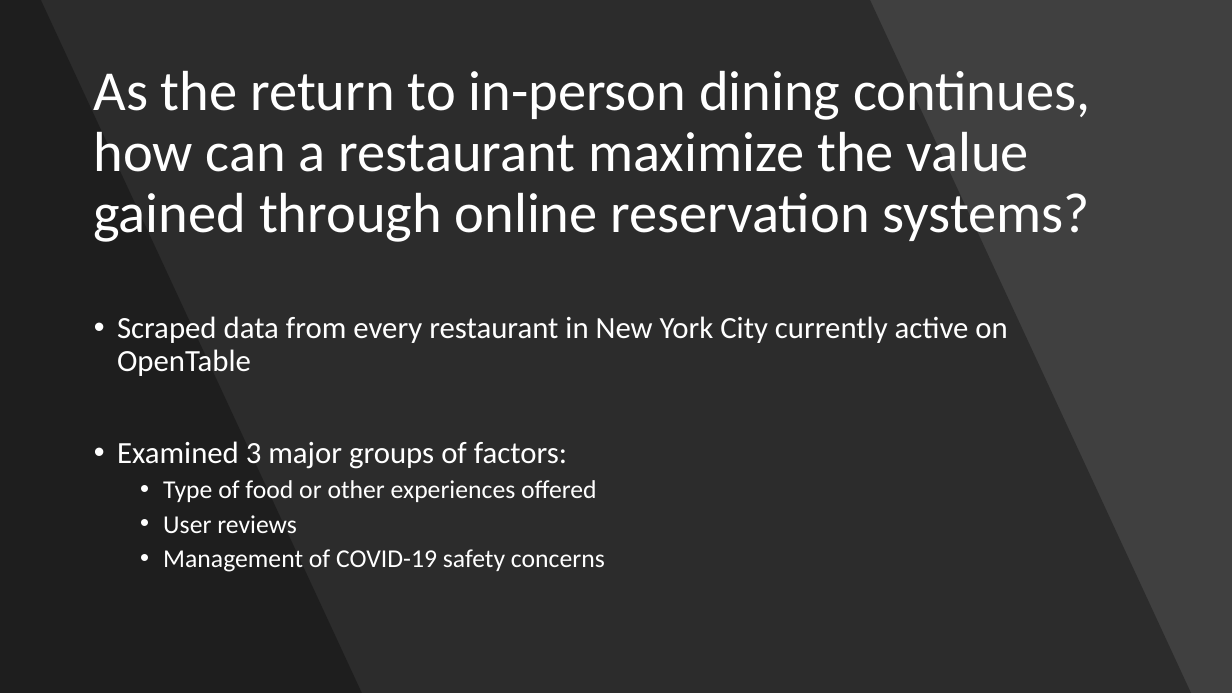
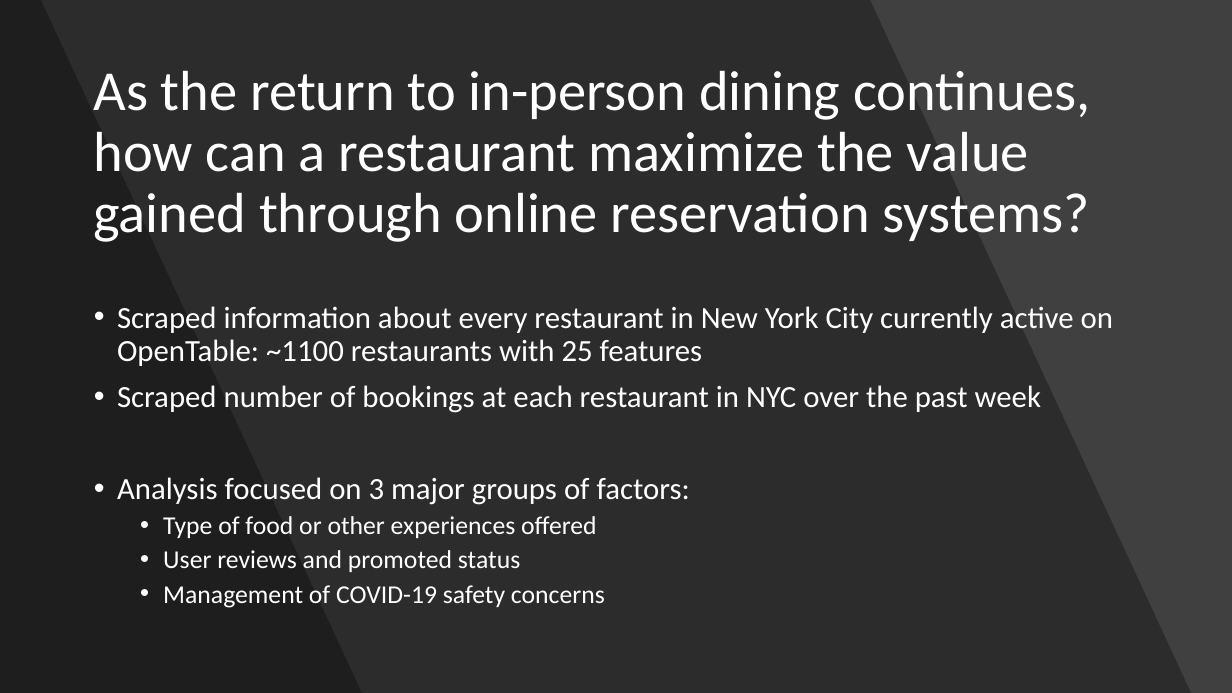
Before and after one commit to faymatt99/opentable_scraping_analysis, a slide deck: slide 4 of opentable_analysis_presentation.pptx. Drawn at 1232x693 pixels with LibreOffice and Linux fonts; fonts in the diff are those of the drawing. Boxes give left, top, right and bottom in pixels: in the first picture for what was removed or moved away, otherwise in the second. Text is boxed around its words. In the diff, an @@ line names an element or a change of style, - is before the commit and + after.

```diff
--- a/opentable_analysis_presentation.pptx
+++ b/opentable_analysis_presentation.pptx
@@ text "Scraped information about every restaurant ..." moved from (x1=117, y1=316, x2=1007, y2=572) to (x1=117, y1=306, x2=1113, y2=608) @@
@@ text at (x1=117, y1=306, x2=1113, y2=505): text changed @@
-• Scraped data from every restaurant in New York City currently active on OpenTable
-• Examined 3 major groups of factors:
+• Scraped information about every restaurant in New York City currently active on OpenTable: ~1100 restaurants with 25 features
+• Scraped number of bookings at each restaurant in NYC over the past week
+• Analysis focused on 3 major groups of factors:
@@ text at (x1=163, y1=550, x2=520, y2=572): text changed @@
-  • User reviews
+  • User reviews and promoted status
```
Also in this commit, not shown: 15 other slides changed, 2 slides added, 2 slides removed, 2 other files.
